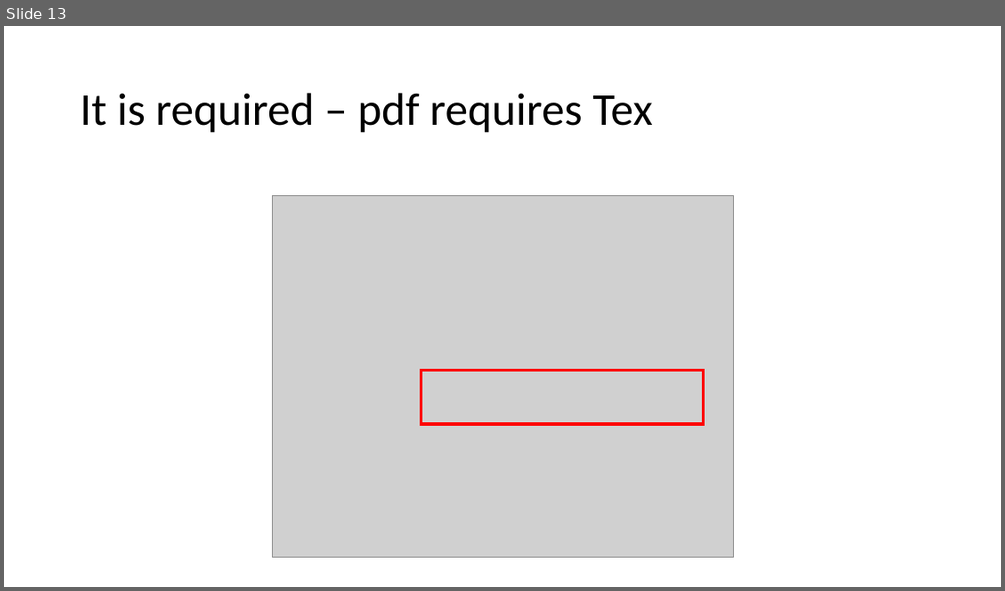
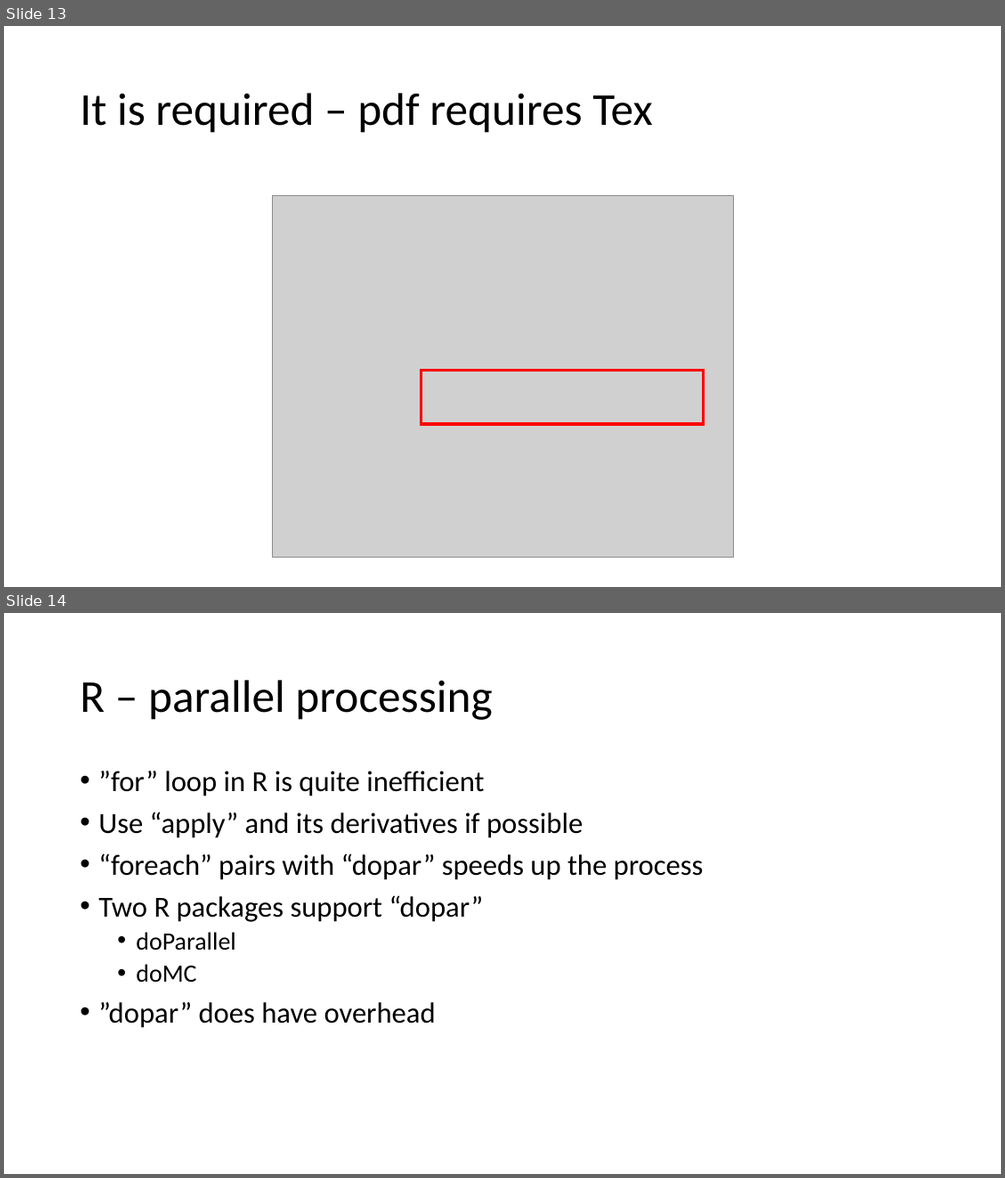
Before and after one commit to 2waybene/helloworld, a slide deck: IB_group_meeting/R_special_features.pptx. Shown one above the other, each under a label of ours: slide 13 before the commit, slides 13 and 14 after it. The pictures are 1005x591 and 1005x1178 pixels, drawn with LibreOffice and Linux fonts; fonts in the diff are those of the drawing; grey boxes stand for pictures. Boxes give left, top, right and bottom in pixels: in the first picture for what was removed or moved away, otherwise in the second. Text is boxed around its words. In the diff, an @@ line names an element or a change of style, - is before the commit and + after.

```diff
--- a/IB_group_meeting/R_special_features.pptx
+++ b/IB_group_meeting/R_special_features.pptx
@@ slide 14 added at [4, 613, 1001, 1174], background #FFFFFF @@
@@ title added at [80, 680, 492, 720], 44 pt, text #000000 @@
+R – parallel processing
@@ text added at [98, 771, 704, 1028], 28 pt, text #000000 @@
+• ”for” loop in R is quite inefficient
+• Use “apply” and its derivatives if possible
+• “foreach” pairs with “dopar” speeds up the process
+• Two R packages support “dopar”
+  • doParallel
+  • doMC
+• ”dopar” does have overhead
```
Also in this commit, not shown: 1 slide changed, 2 other slides added, 4 other files.
